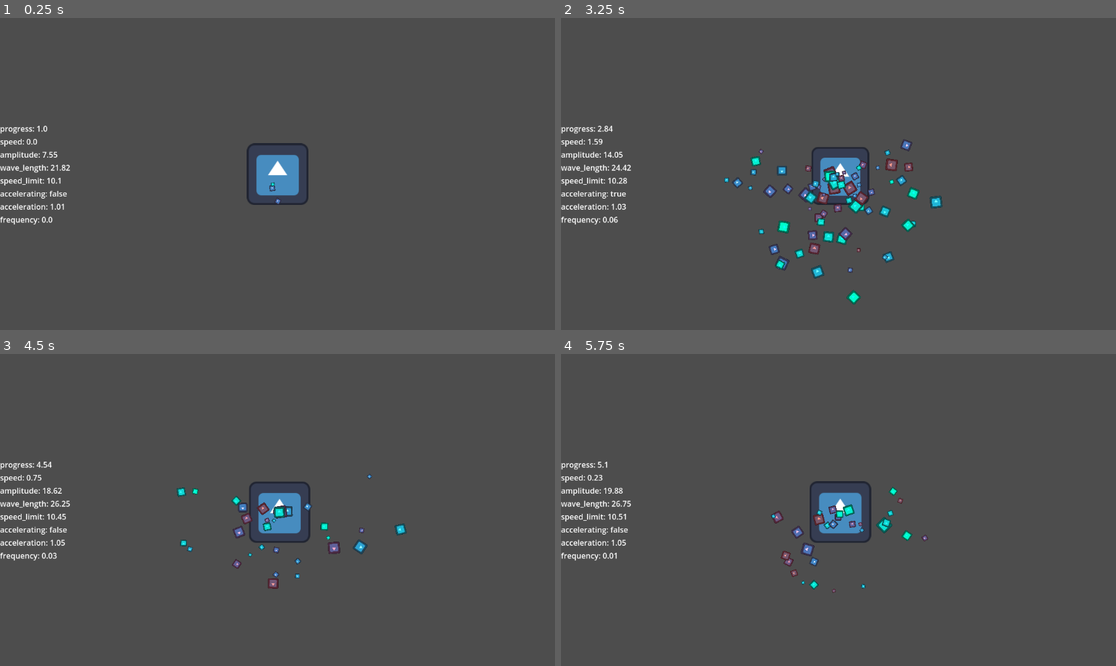
Above: before the commit, frames 1-4 (two rows, left to right).
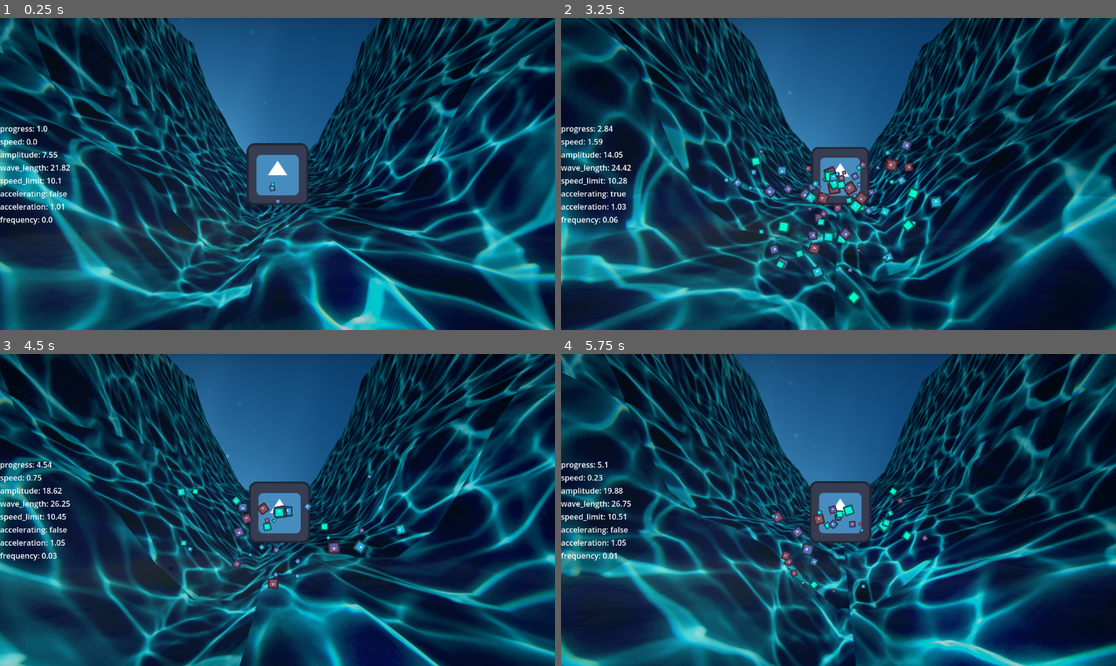
Above: after the commit, the same moments.

Repository: mabanana/waves
Game: Godot game, scene res://wave_scroller.tscn
Two runs of this game, one before a commit and one after it. Both use one fixed random seed, a clock stepped at 60 frames per second and the inputs below. The project has no main scene, so this scene is started directly. The engine's default icon, where the game draws it, is replaced by a stand-in: a white triangle on a blue panel in a dark square.
Inputs:
- Up to frame 1 (0.25 s): no input
- Up to frame 2 (3.25 s): hold W (accelerate) 0.53-1.28 s; hold W (accelerate) from 2.03 s (still down)
- Up to frame 3 (4.5 s): release W (accelerate) at 3.53 s
- Up to frame 4 (5.75 s): no input

The runs differ from the first frame. In frame 1, 97% of the frame differs, in the area x 0-100%, y 0-100%; in frame 2, 96%; in frame 3, 97%; in frame 4, 97%.

Commit message:
Add wave BG

Diff:
--- /dev/null
+++ b/toon_waves.gdshader
@@ -0,0 +1,61 @@
+shader_type spatial;
+
+// render_mode unshaded;
+
+uniform float slide_speed = 0.3;
+uniform float wobble_speed = 1.0;
+uniform float wobble_intensity = 0.4;
+uniform float texture_scale = 0.2;
+uniform float wave_height = 0.4;
+uniform float curvature = 20.0;
+uniform sampler2D water : repeat_enable;
+
+// https://godotshaders.com/shader/shield-shader-with-intersection-highlight/
+uniform sampler2D depth_texture : source_color, hint_depth_texture;
+
+varying vec2 sample_choord;
+
+void vertex() {
+
+	VERTEX.y += sin(TIME * wobble_speed + (VERTEX.x + VERTEX.z) * 0.3) * wave_height;
+	NORMAL -= cos(TIME * wobble_speed + (VERTEX.x + VERTEX.z) * 0.3) * wave_height;
+	VERTEX.y += sin(TIME * wobble_speed + (VERTEX.x - VERTEX.z) / 12.0) * wave_height;
+	NORMAL -= cos(TIME * wobble_speed + (VERTEX.x - VERTEX.z) / 12.0) * wave_height;
+	sample_choord = VERTEX.xz;
+	vec2 mid = vec2(0.5, 0.5);
+	VERTEX.y += (distance(mid, UV) * distance(mid, UV)) * curvature;
+	VERTEX.y += (distance(mid.x, UV.x) * distance(mid.x, UV.x)) * curvature;
+	NORMAL.y += (distance(mid, UV) * distance(mid, UV)) * curvature;
+	NORMAL.y += (distance(mid.x, UV.x) * distance(mid.x, UV.x)) * curvature;
+}
+
+void fragment() {
+	ROUGHNESS = 0.7;
+	METALLIC = 1.5;
+	ALPHA = 0.85;
+	vec3 color1 = vec3(1,1,1);
+	vec3 color2 = texture(
+		water,
+		vec2(
+			(sample_choord.x + sin(TIME * wobble_speed) * wobble_intensity + TIME * slide_speed) * texture_scale,
+			(sample_choord.y + cos(TIME * wobble_speed * 0.5) * wobble_intensity) * texture_scale * 3024.0 / 4032.0 // AWOOGA the texture I used was 2:1 AR, so put "* 2.0" if you're gonna use it
+		)
+	).rgb;
+
+	float depth = texture(depth_texture, SCREEN_UV).x;
+	//vec3 ndc = vec3(SCREEN_UV, depth) * 2.0 - 1.0;
+	vec3 ndc = vec3(SCREEN_UV * 2.0 - 1.0, depth);
+	vec4 view = INV_PROJECTION_MATRIX * vec4(ndc, 1.0);
+	view.xyz /= view.w;
+	float linear_depth = -view.z;
+
+	float object_depth = FRAGCOORD.z;
+	//vec3 object_ndc = vec3(SCREEN_UV, object_depth) * 2.0 - 1.0;
+	vec3 object_ndc = vec3(SCREEN_UV * 2.0 - 1.0, object_depth);
+	vec4 object_view = INV_PROJECTION_MATRIX * vec4(object_ndc, 1.0);
+	object_view.xyz /= object_view.w;
+	float linear_object_depth = -object_view.z;
+
+	ALBEDO = mix(color1, color2, smoothstep(0.0, 4.0, linear_depth - linear_object_depth));
+	ALBEDO = mix(color2, ALBEDO, -0.25);
+}
--- /dev/null
+++ b/volumetric_waves.gdshader
@@ -0,0 +1,164 @@
+shader_type canvas_item;
+
+uniform float time_speed : hint_range(0.0, 3.0) = 1.0;
+uniform bool flip_y = false; // Activa para voltear verticalmente
+
+uniform vec4 sea_color_dark : source_color = vec4(0.04, 0.32, 0.55, 1.0);
+uniform vec4 sea_color_light : source_color = vec4(0.06, 0.47, 0.60, 1.0);
+uniform vec4 refraction_color : source_color = vec4(0.96, 0.98, 0.86, 1.0);
+uniform vec4 light_shaft_color : source_color = vec4(0.88, 0.90, 0.78, 1.0);
+
+struct RaymarchResult {
+    vec3 hit_pos;
+    float hit_t;
+    float dist;
+};
+
+float hash(vec2 p) {
+    return 0.5 * (sin(dot(p, vec2(271.319, 413.975)) + 1217.13 * p.x * p.y)) + 0.5;
+}
+
+float noise(vec2 p) {
+    vec2 w = fract(p);
+    w = w * w * (3.0 - 2.0 * w);
+    p = floor(p);
+    return mix(mix(hash(p + vec2(0,0)), hash(p + vec2(1,0)), w.x),
+               mix(hash(p + vec2(0,1)), hash(p + vec2(1,1)), w.x), w.y);
+}
+
+float map_octave(vec2 uv) {
+    uv = (uv + noise(uv)) / 2.5;
+    uv = vec2(uv.x * 0.6 - uv.y * 0.8, uv.x * 0.8 + uv.y * 0.6);
+    vec2 uvsin = 1.0 - abs(sin(uv));
+    vec2 uvcos = abs(cos(uv));
+    uv = mix(uvsin, uvcos, uvsin);
+    float val = 1.0 - pow(uv.x * uv.y, 0.65);
+    return val;
+}
+
+float map(vec3 p) {
+    vec2 uv = p.xz + (TIME * time_speed) / 2.0;
+    float amp = 0.6, freq = 2.0, val = 0.0;
+    for(int i = 0; i < 3; ++i) {
+        val += map_octave(uv) * amp;
+        amp *= 0.3;
+        uv *= freq;
+    }
+    uv = p.xz - 1000.0 - (TIME * time_speed) / 2.0;
+    amp = 0.6; freq = 2.0;
+    for(int i = 0; i < 3; ++i) {
+        val += map_octave(uv) * amp;
+        amp *= 0.3;
+        uv *= freq;
+    }
+    return val + 3.0 - p.y;
+}
+
+vec3 getNormal(vec3 p, float eps) {
+    vec3 px = p + vec3(eps, 0.0, 0.0);
+    vec3 pz = p + vec3(0.0, 0.0, eps);
+    return normalize(vec3(map(px), eps, map(pz)));
+}
+
+
+RaymarchResult raymarch(vec3 ro, vec3 rd, float eps) {
+    RaymarchResult result;
+    float l = 0.0, r = 26.0;
+    int steps = 16;
+    float dist = 1000000.0;
+    for(int i = 0; i < steps; ++i) {
+        float mid = (r + l) / 2.0;
+        float mapmid = map(ro + rd * mid);
+        dist = min(dist, abs(mapmid));
+        if(mapmid > 0.0) {
+            l = mid;
+        } else {
+            r = mid;
+        }
+        if(r - l < eps) break;
+    }
+    result.hit_pos = ro + rd * l;
+    result.hit_t = l;
+    result.dist = dist;
+    return result;
+}
+
+float fbm(vec2 n) {
+    float total = 0.0, amplitude = 1.0;
+    for (int i = 0; i < 5; i++) {
+        total += noise(n) * amplitude;
+        n += n;
+        amplitude *= 0.4;
+    }
+    return total;
+}
+
+float lightShafts(vec2 st) {
+    float angle = -0.2;
+    vec2 _st = st;
+    float t = (TIME * time_speed) / 16.0;
+    st = vec2(st.x * cos(angle) - st.y * sin(angle),
+              st.x * sin(angle) + st.y * cos(angle));
+    float val = fbm(vec2(st.x * 2.0 + 200.0 + t, st.y / 4.0));
+    val += fbm(vec2(st.x * 2.0 + 200.0 - t, st.y / 4.0));
+    val = val / 3.0;
+    float mask = pow(clamp(1.0 - abs(_st.y - 0.15), 0.0, 1.0) * 0.49 + 0.5, 2.0);
+    mask *= clamp(1.0 - abs(_st.x + 0.2), 0.0, 1.0) * 0.49 + 0.5;
+    return pow(val * mask, 2.0);
+}
+
+vec2 bubble(vec2 uv, float scale) {
+    if(uv.y > 0.2) return vec2(0.0);
+    float t = (TIME * time_speed) / 4.0;
+    vec2 st = uv * scale;
+    vec2 _st = floor(st);
+    vec2 bias = vec2(0.0, 4.0 * sin(_st.x * 128.0 + t));
+    float mask = smoothstep(0.1, 0.2, -cos(_st.x * 128.0 + t));
+    st += bias;
+    vec2 _st_ = floor(st);
+    st = fract(st);
+    float size = noise(_st_) * 0.07 + 0.01;
+    vec2 pos = vec2(noise(vec2(t, _st_.y * 64.1)) * 0.8 + 0.1, 0.5);
+    if(length(st.xy - pos) < size) {
+        return (st + pos) * vec2(0.1, 0.2) * mask;
+    }
+    return vec2(0.0);
+}
+
+void fragment() {
+    float eps = SCREEN_PIXEL_SIZE.x;
+
+    vec3 ro = vec3(0.0, 0.0, 2.0);
+    vec3 lightPos = vec3(8.0, 3.0, -3.0);
+    vec2 res = 1.0 / SCREEN_PIXEL_SIZE;
+    vec2 uv = (-res + 2.0 * FRAGCOORD.xy) / res.y;
+    if (flip_y) {
+        uv.y *= -1.0;
+    }
+
+    uv.y *= 0.5;
+    uv.x *= 0.45;
+    uv += bubble(uv, 12.0) + bubble(uv, 24.0); // Añadir burbujas
+
+    vec3 rd = normalize(vec3(uv, -1.0));
+    vec3 color;
+
+    RaymarchResult result = raymarch(ro, rd, eps);
+    float diffuse = dot(getNormal(result.hit_pos, eps), rd) * 0.5 + 0.5;
+    color = mix(sea_color_dark.rgb, sea_color_light.rgb, diffuse);
+    color += pow(diffuse, 12.0);
+
+    vec3 ref = normalize(refract(result.hit_pos - lightPos, getNormal(result.hit_pos, eps), 0.05));
+    float refraction = clamp(dot(ref, rd), 0.0, 1.0);
+    color += refraction_color.rgb * 0.6 * pow(refraction, 1.5);
+
+    vec3 col = vec3(0.0);
+    col = mix(color, sea_color_dark.rgb, pow(clamp(0.0, 1.0, result.dist), 0.2));
+    col += light_shaft_color.rgb * lightShafts(uv);
+    col = (col * col + sin(col)) / vec3(1.8, 1.8, 1.9);
+
+    vec2 q = UV;
+    col *= 0.7 + 0.3 * pow(16.0 * q.x * q.y * (1.0 - q.x) * (1.0 - q.y), 0.2);
+
+    COLOR = vec4(col, 1.0);
+}
--- a/wave_scene.tscn
+++ b/wave_scene.tscn
@@ -1,19 +1,46 @@
-[gd_scene load_steps=4 format=3 uid="uid://ccma600lghumf"]
+[gd_scene load_steps=6 format=3 uid="uid://ccma600lghumf"]
 
-[ext_resource type="Shader" uid="uid://ripdgtfwiswt" path="res://wave_shape.gdshader" id="1_c8fuu"]
+[ext_resource type="Shader" uid="uid://bahviydrsu2t8" path="res://toon_waves.gdshader" id="1_vf2kl"]
+[ext_resource type="Texture2D" uid="uid://bsek8ahde4q2b" path="res://eunique-deeann--oK7LnDmtk0-unsplash.jpg" id="2_oujlm"]
 
 [sub_resource type="ShaderMaterial" id="ShaderMaterial_vf2kl"]
 render_priority = 0
-shader = ExtResource("1_c8fuu")
+shader = ExtResource("1_vf2kl")
+shader_parameter/slide_speed = 0.7
+shader_parameter/wobble_speed = 3.0
+shader_parameter/wobble_intensity = 1.7
+shader_parameter/texture_scale = 0.05
+shader_parameter/wave_height = 2.0
+shader_parameter/curvature = 300.0
+shader_parameter/water = ExtResource("2_oujlm")
 
 [sub_resource type="PlaneMesh" id="PlaneMesh_oujlm"]
 material = SubResource("ShaderMaterial_vf2kl")
-size = Vector2(50, 50)
-subdivide_width = 15
-subdivide_depth = 15
+size = Vector2(500, 100)
+subdivide_width = 25
+subdivide_depth = 25
+
+[sub_resource type="Environment" id="Environment_vf2kl"]
+adjustment_enabled = true
 
 [node name="WaveScene" type="Node3D"]
 
 [node name="MeshInstance3D" type="MeshInstance3D" parent="."]
-transform = Transform3D(1, 0, 0, 0, 1, 0, 0, 0, 1, 0, 6.51809, 0)
 mesh = SubResource("PlaneMesh_oujlm")
+
+[node name="Camera3D" type="Camera3D" parent="."]
+transform = Transform3D(-4.37114e-08, -0.0941083, -0.995562, 0, 0.995562, -0.0941083, 1, -4.11361e-09, -4.35174e-08, 0, 7.84654, 0)
+fov = 89.147
+far = 94.06
+
+[node name="OmniLight3D" type="OmniLight3D" parent="Camera3D"]
+light_energy = 4.232
+light_indirect_energy = 12.152
+omni_range = 100.0
+omni_attenuation = 0.192
+
+[node name="WorldEnvironment" type="WorldEnvironment" parent="."]
+environment = SubResource("Environment_vf2kl")
+
+[node name="DirectionalLight3D" type="DirectionalLight3D" parent="."]
+transform = Transform3D(0.0329963, -0.97339, -0.226767, -0.0931545, -0.228898, 0.968983, -0.995105, -0.0108485, -0.0982284, 0, 19.8482, 0)
--- a/wave_scroller.tscn
+++ b/wave_scroller.tscn
@@ -1,7 +1,30 @@
-[gd_scene load_steps=4 format=3 uid="uid://c72l75yy5r0bq"]
+[gd_scene load_steps=9 format=3 uid="uid://c72l75yy5r0bq"]
 
 [ext_resource type="Script" uid="uid://0o1va8if8h8w" path="res://wave_scroller.gd" id="1_ex7g5"]
 [ext_resource type="Texture2D" uid="uid://b1u76hyp8l32d" path="res://icon.svg" id="2_fwhko"]
+[ext_resource type="PackedScene" uid="uid://ccma600lghumf" path="res://wave_scene.tscn" id="3_fwhko"]
+[ext_resource type="Shader" uid="uid://sdrg3m4atwd4" path="res://volumetric_waves.gdshader" id="3_hysyj"]
+
+[sub_resource type="ShaderMaterial" id="ShaderMaterial_f8bmd"]
+shader = ExtResource("3_hysyj")
+shader_parameter/time_speed = 1.0
+shader_parameter/flip_y = false
+shader_parameter/sea_color_dark = Color(0.04, 0.32, 0.55, 1)
+shader_parameter/sea_color_light = Color(0.06, 0.47, 0.6, 1)
+shader_parameter/refraction_color = Color(0.96, 0.98, 0.86, 1)
+shader_parameter/light_shaft_color = Color(0.88, 0.9, 0.78, 1)
+
+[sub_resource type="FastNoiseLite" id="FastNoiseLite_4sxhh"]
+noise_type = 2
+frequency = 0.0047
+fractal_lacunarity = 2.51
+fractal_gain = 0.245
+
+[sub_resource type="NoiseTexture2D" id="NoiseTexture2D_uej3w"]
+width = 1152
+height = 648
+seamless = true
+noise = SubResource("FastNoiseLite_4sxhh")
 
 [sub_resource type="ParticleProcessMaterial" id="ParticleProcessMaterial_ex7g5"]
 particle_flag_disable_z = true
@@ -24,6 +47,45 @@
 sprite = NodePath("Icon")
 exhaust_particle = NodePath("Icon/GPUParticles2D")
 
+[node name="CanvasLayer" type="CanvasLayer" parent="."]
+layer = -7
+
+[node name="VBoxContainer" type="VBoxContainer" parent="CanvasLayer"]
+anchors_preset = 4
+anchor_top = 0.5
+anchor_bottom = 0.5
+offset_top = -20.0
+offset_right = 40.0
+offset_bottom = 20.0
+grow_vertical = 2
+
+[node name="SubViewportContainer" type="SubViewportContainer" parent="CanvasLayer"]
+z_index = -3
+anchors_preset = 15
+anchor_right = 1.0
+anchor_bottom = 1.0
+grow_horizontal = 2
+grow_vertical = 2
+
+[node name="SubViewport" type="SubViewport" parent="CanvasLayer/SubViewportContainer"]
+own_world_3d = true
+transparent_bg = true
+handle_input_locally = false
+size = Vector2i(1152, 648)
+render_target_update_mode = 4
+
+[node name="WaveScene" parent="CanvasLayer/SubViewportContainer/SubViewport" instance=ExtResource("3_fwhko")]
+
+[node name="TextureRect" type="TextureRect" parent="CanvasLayer"]
+z_index = -5
+material = SubResource("ShaderMaterial_f8bmd")
+anchors_preset = 15
+anchor_right = 1.0
+anchor_bottom = 1.0
+grow_horizontal = 2
+grow_vertical = 2
+texture = SubResource("NoiseTexture2D_uej3w")
+
 [node name="Icon" type="Sprite2D" parent="."]
 z_index = 1
 texture = ExtResource("2_fwhko")
@@ -37,14 +99,3 @@
 process_material = SubResource("ParticleProcessMaterial_ex7g5")
 
 [node name="Camera2D" type="Camera2D" parent="."]
-
-[node name="CanvasLayer" type="CanvasLayer" parent="."]
-
-[node name="VBoxContainer" type="VBoxContainer" parent="CanvasLayer"]
-anchors_preset = 4
-anchor_top = 0.5
-anchor_bottom = 0.5
-offset_top = -20.0
-offset_right = 40.0
-offset_bottom = 20.0
-grow_vertical = 2
--- /dev/null
+++ b/wireframe.gdshader
@@ -0,0 +1,33 @@
+shader_type spatial;
+
+render_mode wireframe;
+uniform float slide_speed = 0.3;
+uniform float wobble_speed = 1.0;
+uniform float wobble_intensity = 0.4;
+uniform float texture_scale = 0.2;
+uniform float wave_height = 0.4;
+uniform float curvature = 20.0;
+uniform sampler2D water : repeat_enable;
+
+void vertex() {
+
+	VERTEX.y += sin(TIME * wobble_speed + (VERTEX.x + VERTEX.z) * 0.3) * wave_height;
+	NORMAL -= cos(TIME * wobble_speed + (VERTEX.x + VERTEX.z) * 0.3) * wave_height;
+	VERTEX.y += sin(TIME * wobble_speed + (VERTEX.x - VERTEX.z) / 12.0) * wave_height;
+	NORMAL -= cos(TIME * wobble_speed + (VERTEX.x - VERTEX.z) / 12.0) * wave_height;
+	vec2 mid = vec2(0.5, 0.5);
+	VERTEX.y += (distance(mid, UV) * distance(mid, UV)) * curvature;
+	VERTEX.y += (distance(mid.x, UV.x) * distance(mid.x, UV.x)) * curvature;
+	NORMAL.y += (distance(mid, UV) * distance(mid, UV)) * curvature;
+	NORMAL.y += (distance(mid.x, UV.x) * distance(mid.x, UV.x)) * curvature;
+}
+
+
+void fragment() {
+	// Called for every pixel the material is visible on.
+}
+
+//void light() {
+//	// Called for every pixel for every light affecting the material.
+//	// Uncomment to replace the default light processing function with this one.
+//}
Binary file added: eunique-deeann--oK7LnDmtk0-unsplash.jpg
Not shown, added: eunique-deeann--oK7LnDmtk0-unsplash.jpg.import
Not shown, added: toon_waves.gdshader.uid
Not shown, added: volumetric_waves.gdshader.uid
Not shown, added: wireframe.gdshader.uid
